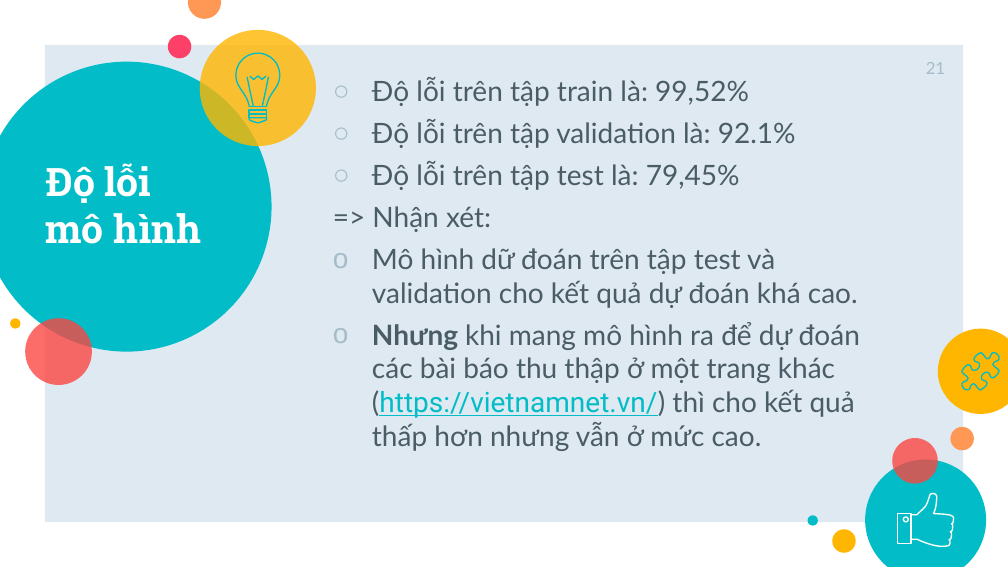
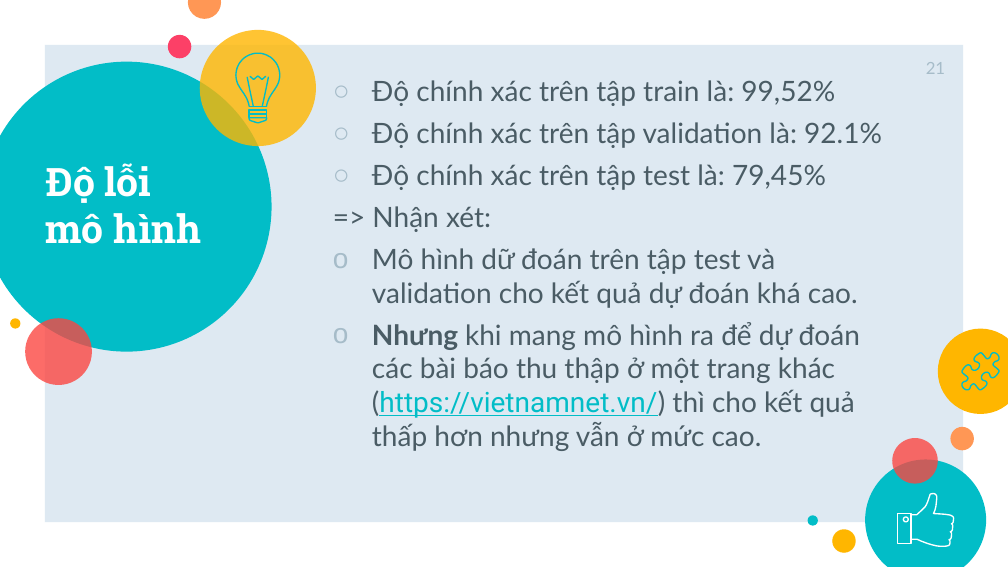
Before and after one commit to nttung2603/DoAnCK_NMKHDL, a slide deck: slide 21 of Slide_DoAnCuoiKy_NMKHDL.pptx. Drawn at 1008x567 pixels with LibreOffice and Linux fonts; fonts in the diff are those of the drawing. Boxes give left, top, right and bottom in pixels: in the first picture for what was removed or moved away, otherwise in the second. Text is boxed around its words. In the diff, an @@ line names an element or a change of style, - is before the commit and + after.

Commit message:
Chỉnh sửa slide thuyết trình

```diff
--- a/Slide_DoAnCuoiKy_NMKHDL.pptx
+++ b/Slide_DoAnCuoiKy_NMKHDL.pptx
@@ text at box(372, 80, 882, 190): text changed @@
-○ Độ lỗi trên tập train là: 99,52%
-○ Độ lỗi trên tập validation là: 92.1%
-○ Độ lỗi trên tập test là: 79,45%
+○ Độ chính xác trên tập train là: 99,52%
+○ Độ chính xác trên tập validation là: 92.1%
+○ Độ chính xác trên tập test là: 79,45%
```
